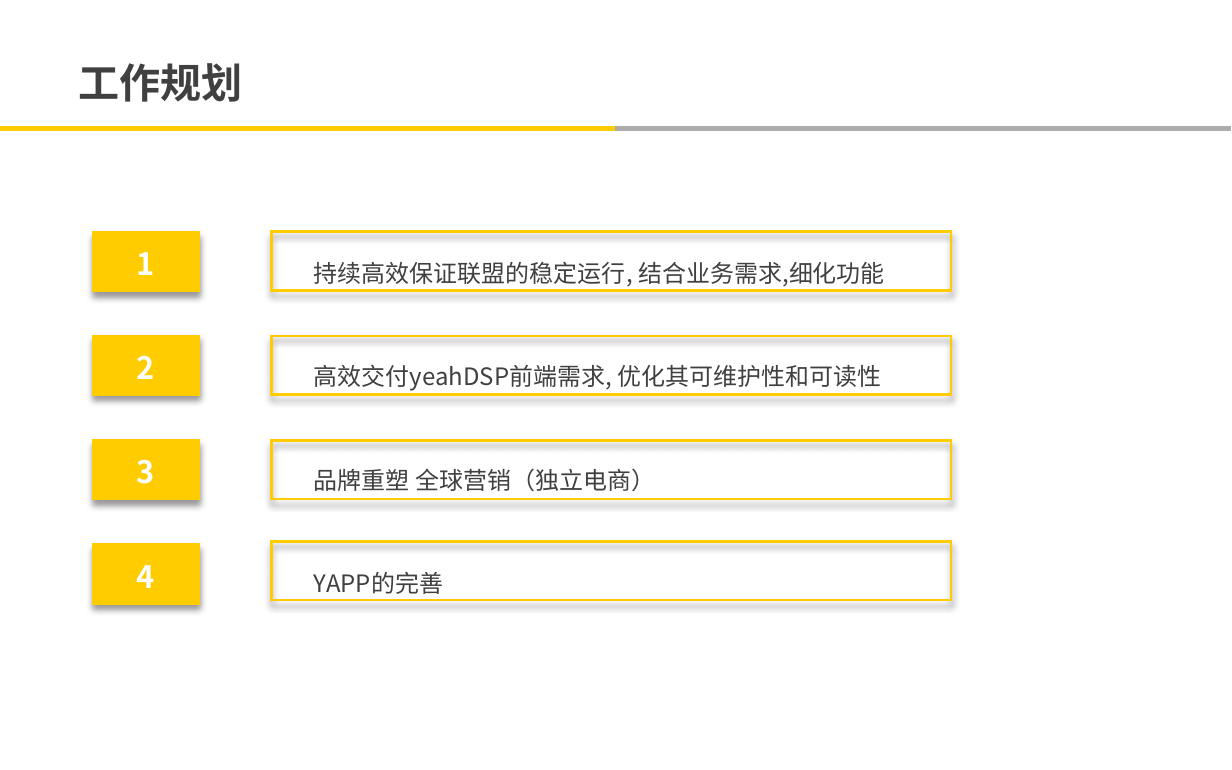
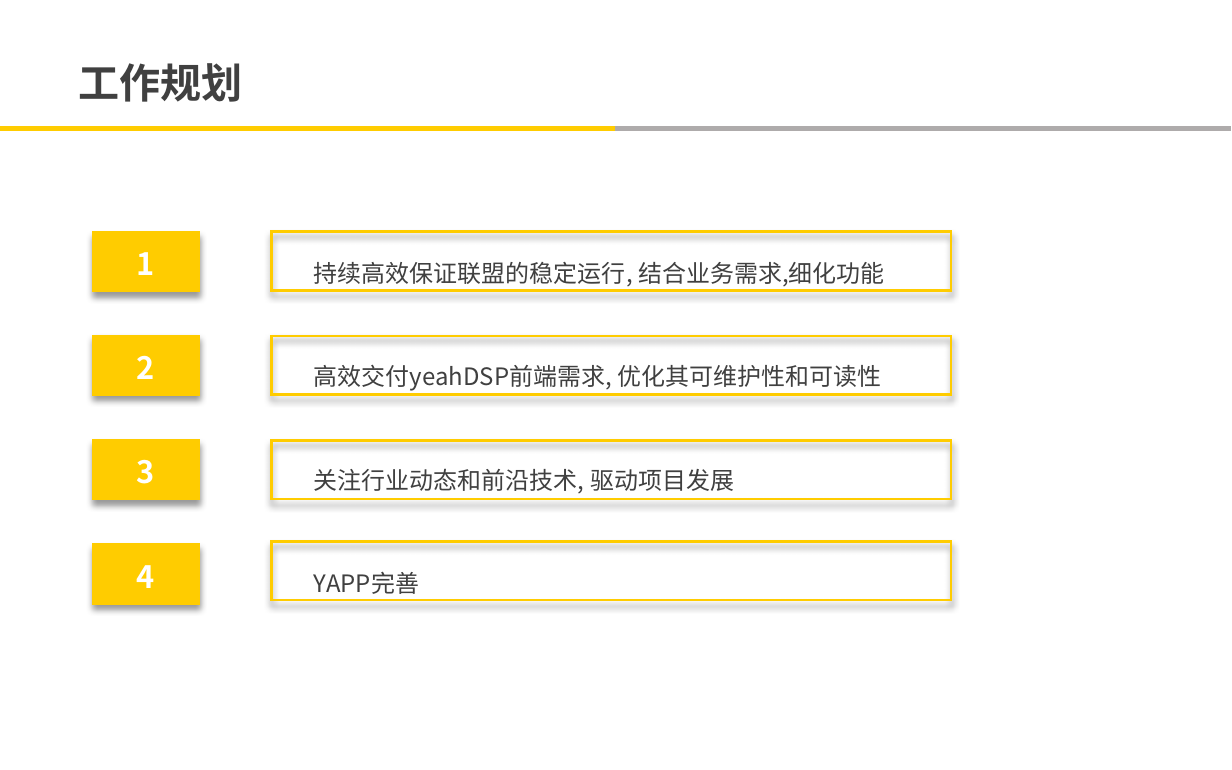
Before and after one commit to yian529/elaine, a slide deck: slide 8 of 申请/马爱莲-广告平台BU-国际业务部-产品技术组-申请职级T5.pptx (slide 7 before the commit). Drawn at 1232x770 pixels with LibreOffice and Linux fonts; fonts in the diff are those of the drawing; background and template pictures are left out. Boxes give left, top, right and bottom in pixels: in the first picture for what was removed or moved away, otherwise in the second. Text is boxed around its words. In the diff, an @@ line names an element or a change of style, - is before the commit and + after.

```diff
--- a/申请/马爱莲-广告平台BU-国际业务部-产品技术组-申请职级T5.pptx
+++ b/申请/马爱莲-广告平台BU-国际业务部-产品技术组-申请职级T5.pptx
@@ text at [314, 468, 734, 594]: text changed @@
-品牌重塑 全球营销（独立电商）
-YAPP的完善
+关注行业动态和前沿技术, 驱动项目发展
+YAPP完善
```
Also in this commit, not shown: 6 other slides changed, 1 slide added, 2 other files.
